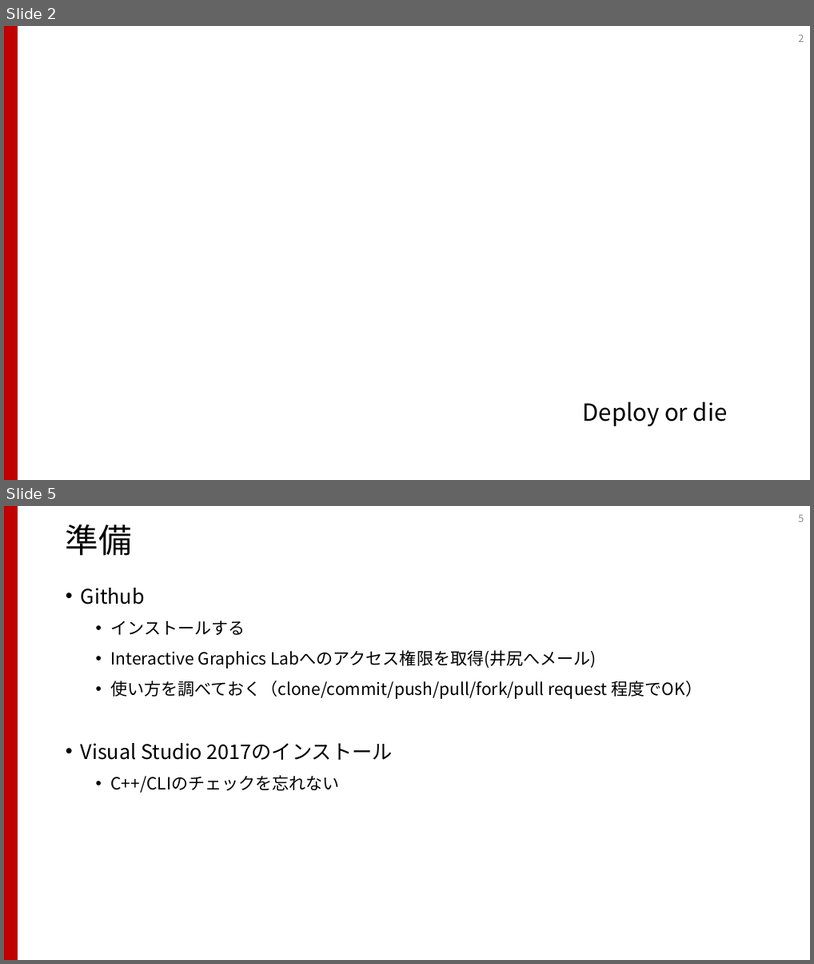
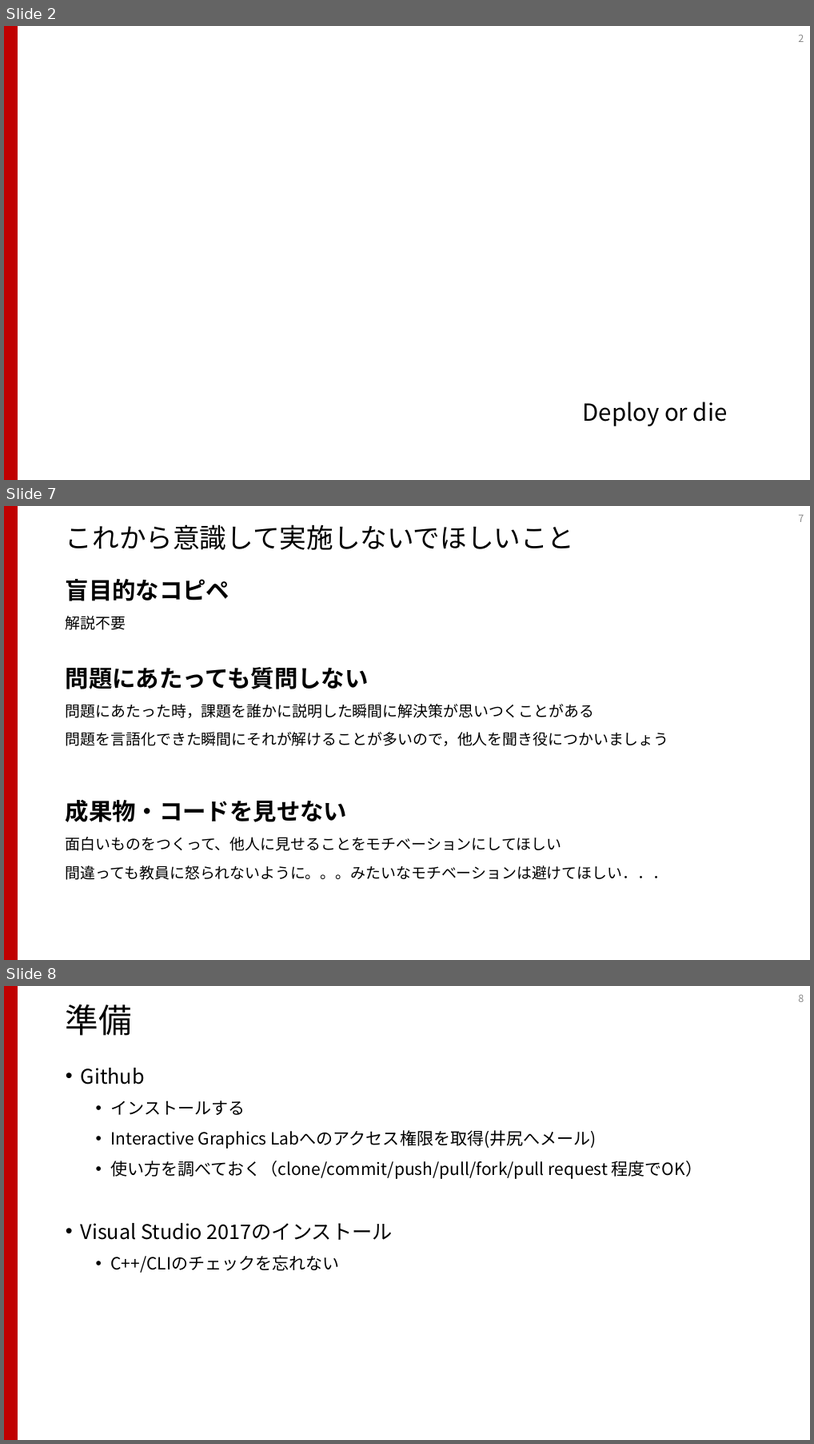
Before and after one commit to shibasab/IGLabProgramBootup, a slide deck: プログラミングスタートアップ.pptx. Shown one above the other, each under a label of ours: slides 2 and 5 before the commit, slides 2, 7 and 8 after it; the slides between them are not shown. The pictures are 814x964 and 814x1444 pixels, drawn with LibreOffice and Linux fonts; fonts in the diff are those of the drawing. Boxes give left, top, right and bottom in pixels: in the first picture for what was removed or moved away, otherwise in the second. Text is boxed around its words. In the diff, an @@ line names an element or a change of style, - is before the commit and + after.

```diff
--- a/プログラミングスタートアップ.pptx
+++ b/プログラミングスタートアップ.pptx
@@ slide 7 added at box(4, 506, 810, 960), background #FFFFFF; not listed: 1 template element that a slide beside it also shows @@
@@ title added at box(66, 524, 575, 550), 32 pt, text #000000 @@
+これから意識して実施しないでほしいこと
@@ page number added at box(798, 515, 804, 522), 12 pt, text #8C8C8C @@
+7
@@ text added at box(66, 579, 670, 880), 18 pt, text #000000 @@
+盲目的なコピペ
+解説不要
+問題にあたっても質問しない
+問題にあたった時，課題を誰かに説明した瞬間に解決策が思いつくことがある
+問題を言語化できた瞬間にそれが解けることが多いので，他人を聞き役につかいましょう
+成果物・コードを見せない
+面白いものをつくって、他人に見せることをモチベーションにしてほしい
+間違っても教員に怒られないように。。。みたいなモチベーションは避けてほしい．．．
@@ what was slide 5 is now slide 8 @@
```
Also in this commit, not shown: 4 slides changed, 3 other slides added.
